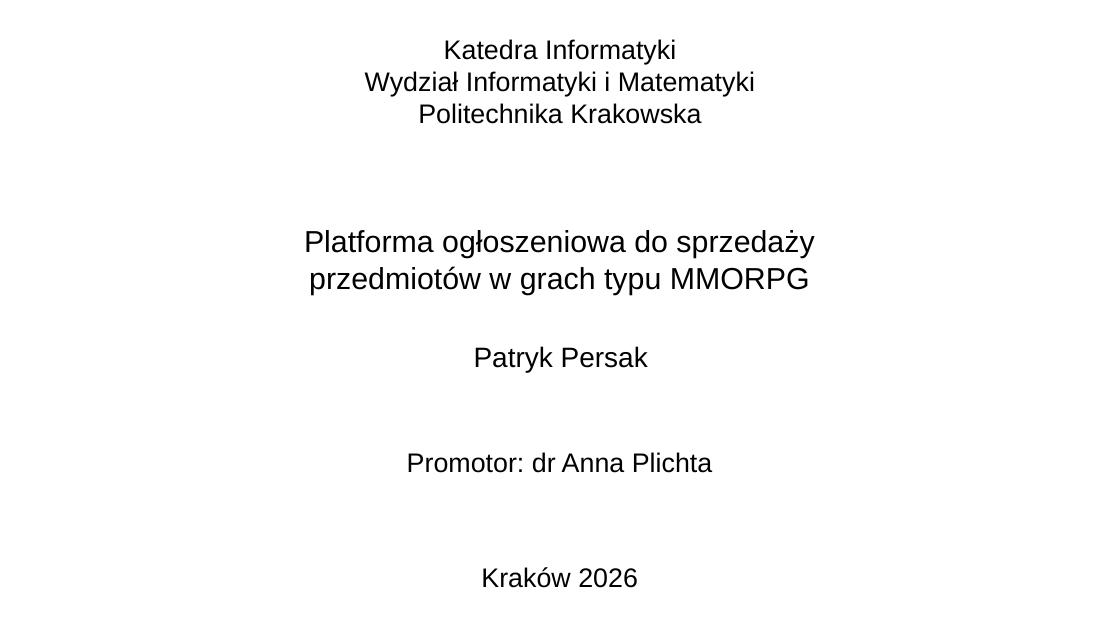
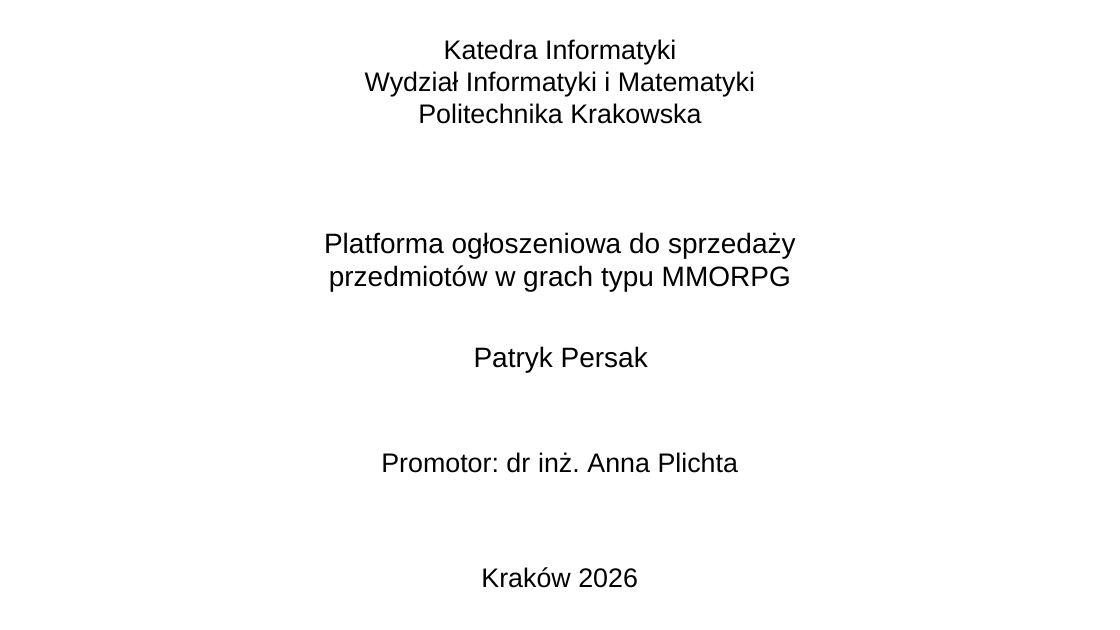
Before and after one commit to persi05/MargoMarket2, a slide deck: slide 1 of MargoMarket_FINAL_2026.pptx. Drawn at 1120x630 pixels with LibreOffice and Linux fonts; fonts in the diff are those of the drawing. Boxes give left, top, right and bottom in pixels: in the first picture for what was removed or moved away, otherwise in the second. Text is boxed around its words. In the diff, an @@ line names an element or a change of style, - is before the commit and + after.

```diff
--- a/MargoMarket_FINAL_2026.pptx
+++ b/MargoMarket_FINAL_2026.pptx
@@ text "Platforma ogłoszeniowa do sprzedaży" at [324,232,796,291]: size 26 to 24.1 pt @@
@@ text at [381,452,738,473]: text changed @@
-Promotor: dr Anna Plichta
+Promotor: dr inż. Anna Plichta
```
Also in this commit, not shown: 9 other slides changed, 8 slides added, 9 slides removed, 1 other file.
